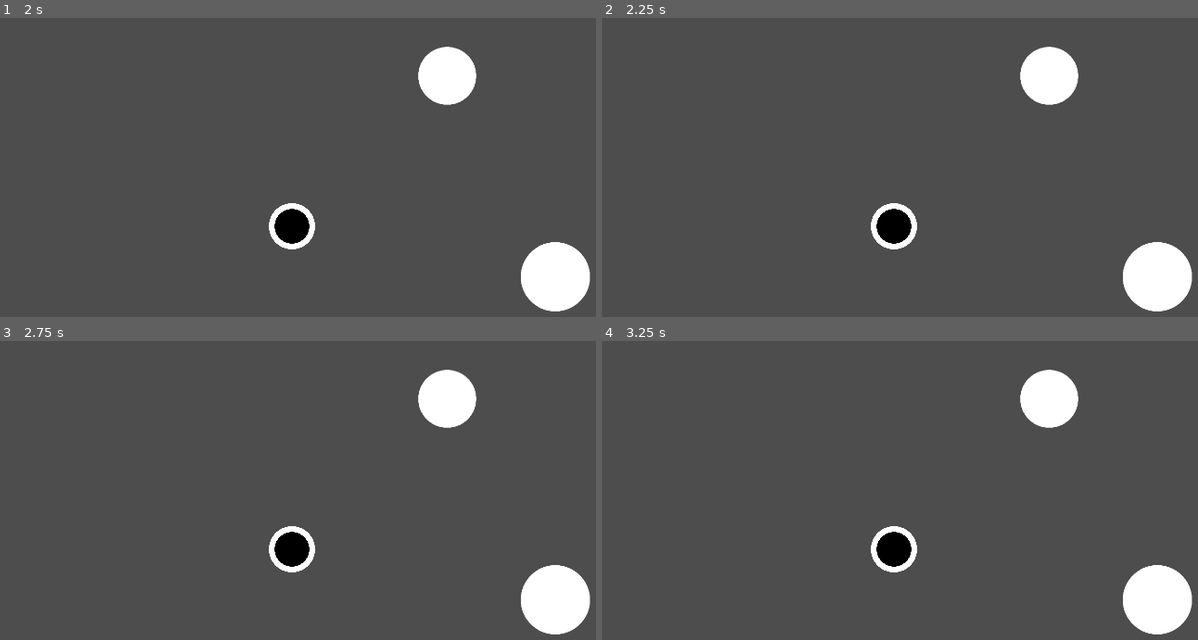
Above: before the commit, frames 1-4 (two rows, left to right).
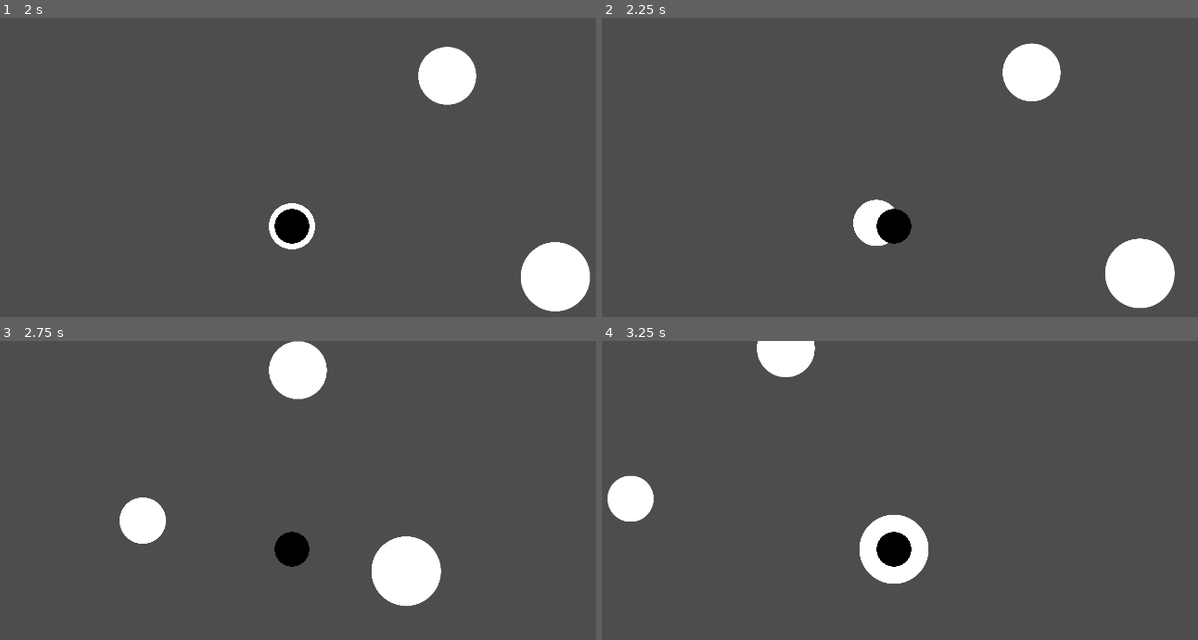
Above: after the commit, the same moments.

Repository: Lukko-Digital/upwell
Game: Godot game, scene res://src/map/map.tscn
Two runs of this game, one before a commit and one after it. Both use one fixed random seed, a clock stepped at 60 frames per second and the inputs below. This scene is started directly instead of the project's main scene.
Inputs (mouse positions are in pixels of both pictures, inside the frame that each line leads up to):
- Up to frame 1 (2 s): tap Enter at 0.5 s; hold Right mouse button (attract) 0.53-1.28 s; hold D (right) from 0.53 s (still down); click (292, 227) at 0.67 s; tap Space (jump) at 0.77, 1.25, 1.52 s; move the mouse to (447, 74) at 1.27 s; tap Shift (boost) at 1.35 s; click (447, 74) at 1.42 s
- Up to frame 2 (2.25 s): tap Enter at 2 s; move the mouse to (1156, 278) at 2.02 s; release D (right) at 2.03 s; hold A (left) from 2.03 s (still down); hold E (interact) from 2.03 s (still down); click (1156, 278) at 2.17 s
- Up to frame 3 (2.75 s): keep holding A (left); keep holding E (interact)
- Up to frame 4 (3.25 s): move the mouse to (858, 634) at 2.77 s; release A (left) at 2.78 s; release E (interact) at 2.78 s; hold D (right) from 2.78 s (still down); click (858, 634) at 2.85 s; tap Space (jump) at 3.02 s

Frame 1 is identical in both runs. In frame 2, 3.3% of the frame differs, in the area x 42-100%, y 8-99%; in frame 3, 8.7%, in the area x 20-100%, y 0-99%; in frame 4, 6.8%.

Commit message:
draw line and show motion

Diff:
--- a/src/map/map_player.gd
+++ b/src/map/map_player.gd
@@ -3,16 +3,36 @@
 
 @onready var line: Line2D = $Line2D
 
-# func _ready() -> void:
-# 	print(line.get_point_count())
+var moving = false
+var destination: MapLocation
+
+func _process(_delta: float) -> void:
+	if moving:
+		line.set_point_position(1, destination.global_position - global_position)
 
 func location_hovered(location: MapLocation):
+	if moving:
+		return
 	if line.get_point_count() < 2:
-		line.add_point(location.position)
+		line.add_point(location.global_position - global_position)
 
-func location_unhovered(location: MapLocation):
+func location_unhovered(_location: MapLocation):
+	if moving:
+		return
 	if line.get_point_count() > 1:
 		line.remove_point(1)
 
 func location_selected(location: MapLocation):
-	pass
+	if moving:
+		return
+	destination = location
+	var tween = get_tree().create_tween()
+	tween.tween_property(self, "global_position", location.global_position, 1)
+	moving = true
+	await tween.finished
+	location_reached()
+
+func location_reached():
+	moving = false
+	if line.get_point_count() > 1:
+		line.remove_point(1)
